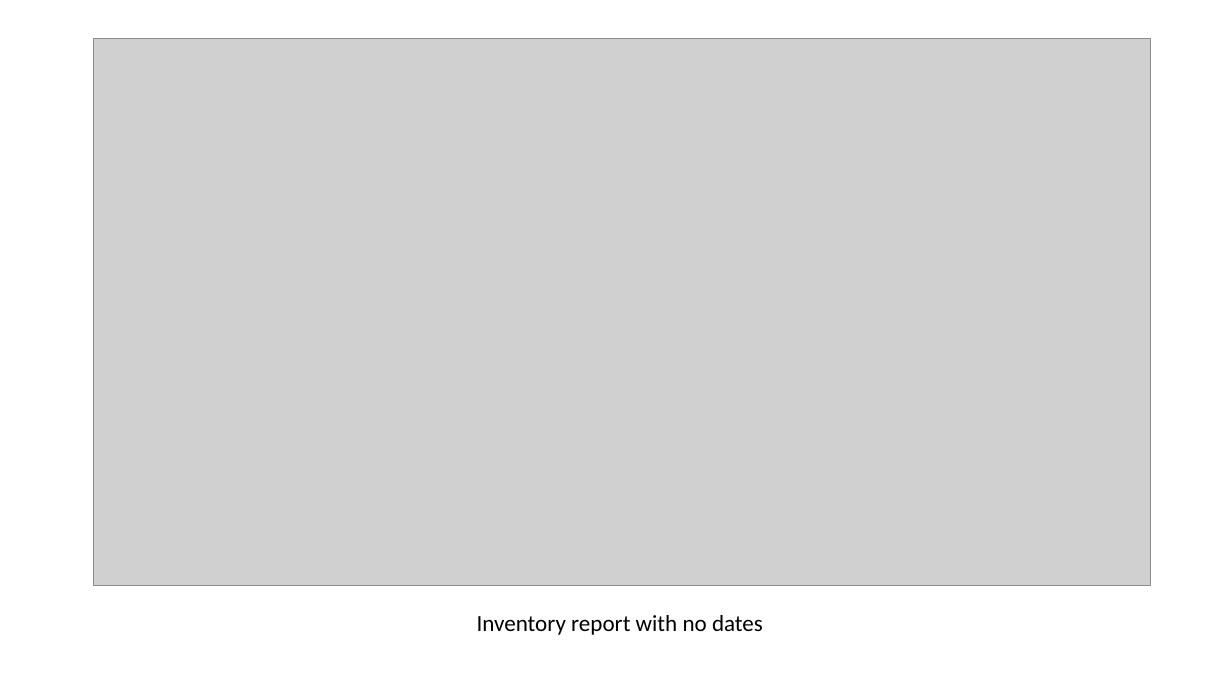
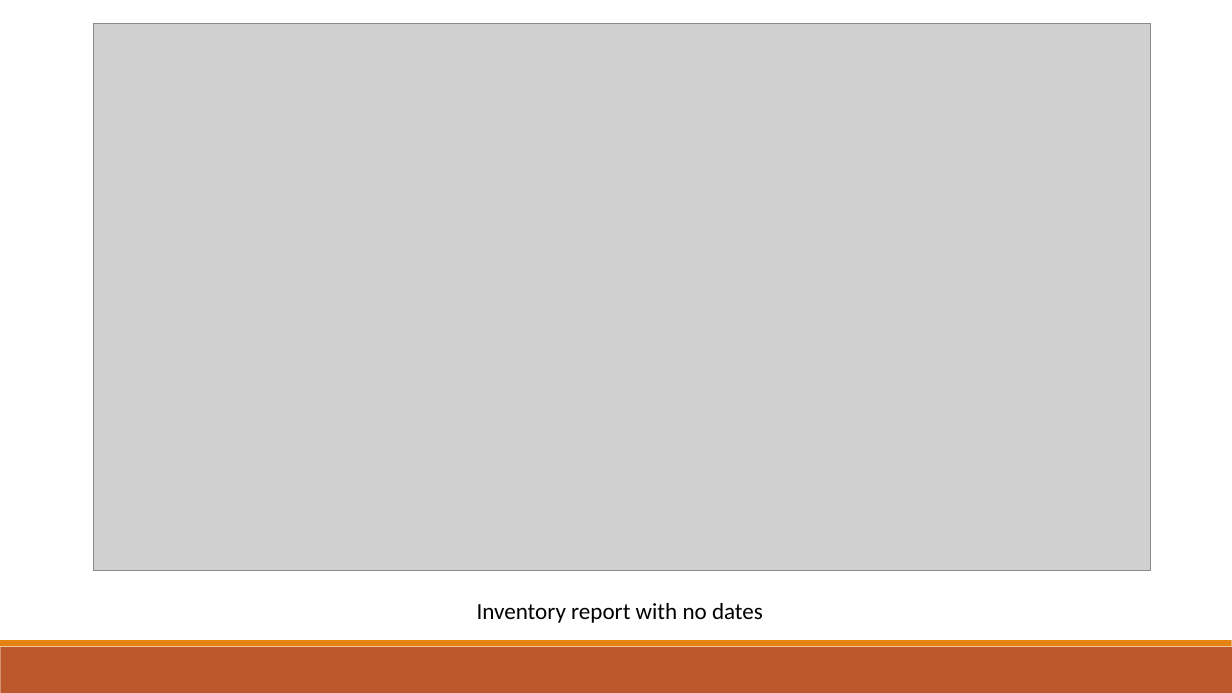
Before and after one commit to therikshak/Summer2017Projects, a slide deck: slide 6 of Documentation/Erik_Summer_Deck.pptx (slide 5 before the commit). Drawn at 1232x693 pixels with LibreOffice and Linux fonts; fonts in the diff are those of the drawing; grey boxes stand for pictures. Boxes give left, top, right and bottom in pixels: in the first picture for what was removed or moved away, otherwise in the second. Text is boxed around its words. In the diff, an @@ line names an element or a change of style, - is before the commit and + after.

```diff
--- a/Documentation/Erik_Summer_Deck.pptx
+++ b/Documentation/Erik_Summer_Deck.pptx
@@ picture: place and size @@
-picture at <box>93,39,1152,586</box>
+picture at <box>93,23,1152,570</box>
@@ text "Inventory report with no dates": place and size @@
-text "Inventory report with no dates" at <box>477,615,763,635</box>
+text "Inventory report with no dates" at <box>477,603,763,623</box>
@@ rectangle added at <box>0,647,1232,693</box>, fill #BD582C @@
@@ rectangle added at <box>0,640,1232,647</box>, fill #E48312 @@
```
Also in this commit, not shown: 8 other slides changed, 3 slides added, 11 other files.
